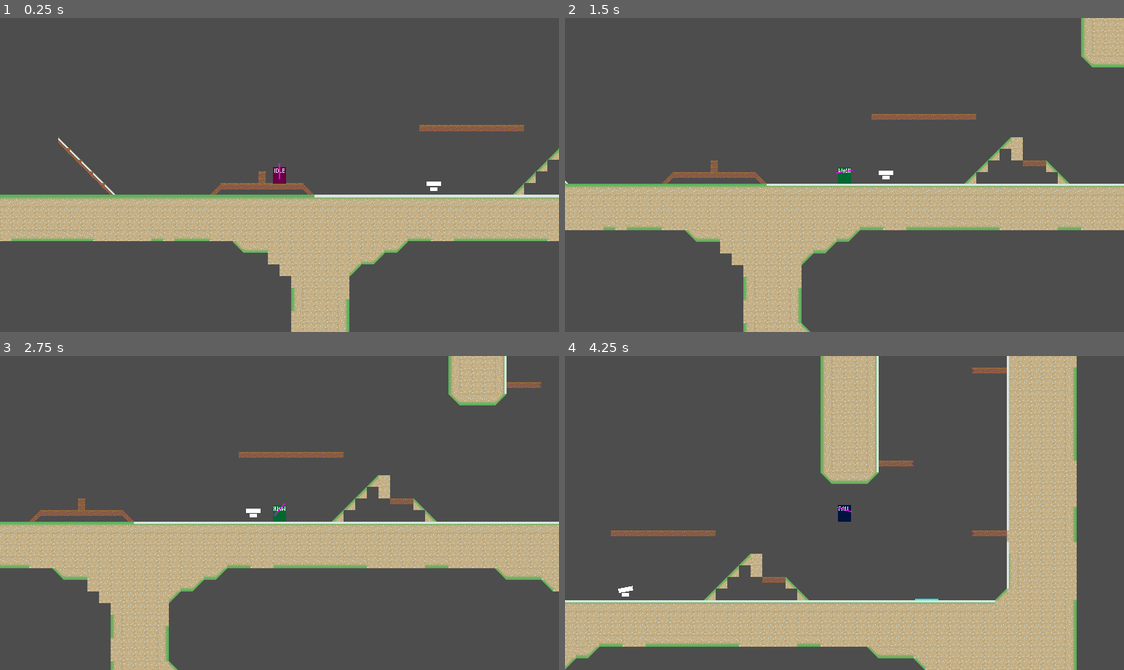
Above: before the commit, frames 1-4 (two rows, left to right).
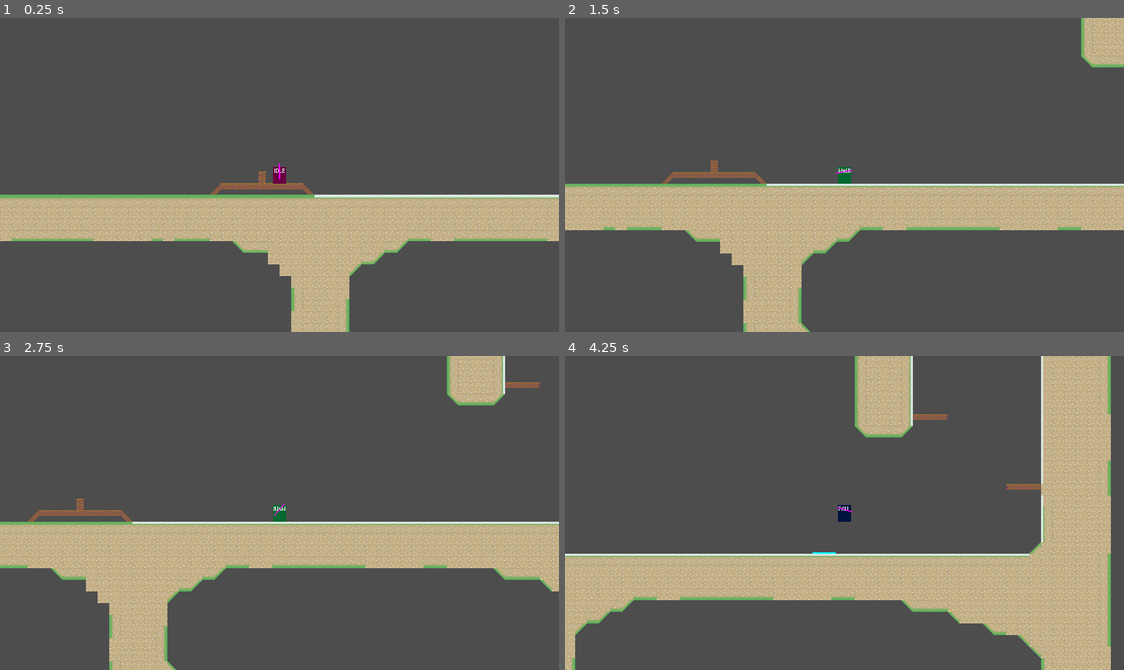
Above: after the commit, the same moments.

Repository: haruo-gabriel/portal2d
Game: Godot game, scene res://levels/level_1/level_scene.tscn
Two runs of this game, one before a commit and one after it. Both use one fixed random seed, a clock stepped at 60 frames per second and the inputs below.
Inputs (mouse positions are in pixels of both pictures, inside the frame that each line leads up to):
- Up to frame 1 (0.25 s): no input
- Up to frame 2 (1.5 s): tap Enter at 0.5 s; move the mouse to (967, 159) at 0.52 s; hold Shift (crouch) 0.53-1.28 s; hold D (move_right) from 0.53 s (still down); tap Space (jump) at 0.77 s; move the mouse to (732, 190) at 1.27 s; click (732, 190) at 1.35 s
- Up to frame 3 (2.75 s): tap Space (jump) at 1.52 s; move the mouse to (335, 443) at 2.02 s; release D (move_right) at 2.03 s; hold A (move_left) from 2.03 s (still down); right-click (335, 443) at 2.1 s
- Up to frame 4 (4.25 s): move the mouse to (816, 575) at 2.77 s; release A (move_left) at 2.78 s; hold D (move_right) from 2.78 s (still down); tap Shift (crouch) at 2.85 s; tap Space (jump) at 3.02, 3.77 s; move the mouse to (1012, 560) at 3.52 s; click (1012, 560) at 3.6 s

The runs differ from the first frame. In frame 1, 0.8% of the frame differs, in the area x 10-100%, y 34-57%; in frame 2, 0.9%; in frame 3, 11%; in frame 4, 45%, in the area x 0-98%, y 0-100%.

Commit message:
Removing test parts

Diff:
--- a/godot project/levels/level_1/level_scene.tscn
+++ b/godot project/levels/level_1/level_scene.tscn
@@ -1,8 +1,7 @@
-[gd_scene load_steps=4 format=3 uid="uid://45cxitl1b5uh"]
+[gd_scene load_steps=3 format=3 uid="uid://45cxitl1b5uh"]
 
 [ext_resource type="TileSet" uid="uid://bxf11dynbrbke" path="res://levels/level_1/tile_set.tres" id="1_6d6h5"]
 [ext_resource type="PackedScene" uid="uid://wgnluw24avir" path="res://characters/player/player.tscn" id="2_i7aku"]
-[ext_resource type="PackedScene" uid="uid://b7pirrmmj56br" path="res://characters/turret/turret.tscn" id="3_5o3q5"]
 
 [node name="LevelScene" type="Node2D"]
 
@@ -10,16 +9,9 @@
 tile_set = ExtResource("1_6d6h5")
 format = 2
 layer_0/name = "Terrain"
-layer_0/tile_data = PackedInt32Array(65533, 65536, 0, 131069 …(100576 unchanged characters)… , -327432, 262144, 0, -261896, 262144, 0, -1441687, 327680, 1, -1507224, 327680, 1, -1572761, 327680, 1, -1638298, 327680, 1, -1703835, 327680, 1, -1441688, 327680, 2, -1507225, 327680, 2, -1572762, 327680, 2, -1638299, 327680, 2, -1441644, 327680, 0, -1507181, 327680, 0, -1507182, 65536, 1, -1507183, 65536, 1, -1572720, 262144, 0, -1638256, 262144, 0, -1638257, 196608, 0, -1572722, 196608, 0, -1507187, 196608, 0, -1441652, 196608, 0, -1769332, 65536, 1, -1769333, 65536, 1, -1769334, 65536, 1, -1769335, 65536, 1, -1769336, 65536, 1, -1769337, 65536, 1, -1769338, 65536, 1, -1769339, 65536, 1, -1769340, 65536, 1)
+layer_0/tile_data = PackedInt32Array(65533, 65536, 0, 131069 …(100576 unchanged characters)… , -327432, 262144, 0, -261896, 262144, 0)
 layer_1/name = "Portal"
-layer_1/tile_data = PackedInt32Array(-2162534, 196608, 10737 …(8207 unchanged characters)… , 536870915, -1113879, 196608, 536870915, -1441687, 262144, 536870916, -1507224, 262144, 536870916, -1572761, 262144, 536870916, -1638298, 262144, 536870916, -1703835, 262144, 536870916)
+layer_1/tile_data = PackedInt32Array(-2162534, 196608, 10737 …(8207 unchanged characters)… , 536870915, -1113879, 196608, 536870915)
 
 [node name="Player" parent="." instance=ExtResource("2_i7aku")]
 position = Vector2(1920, -352)
-
-[node name="Turret" parent="." node_paths=PackedStringArray("player") instance=ExtResource("3_5o3q5")]
-position = Vector2(2132, -344)
-minimum_angle = -1.57
-rotation_speed = 0.02
-open_cooldown = 30
-player = NodePath("../Player")
